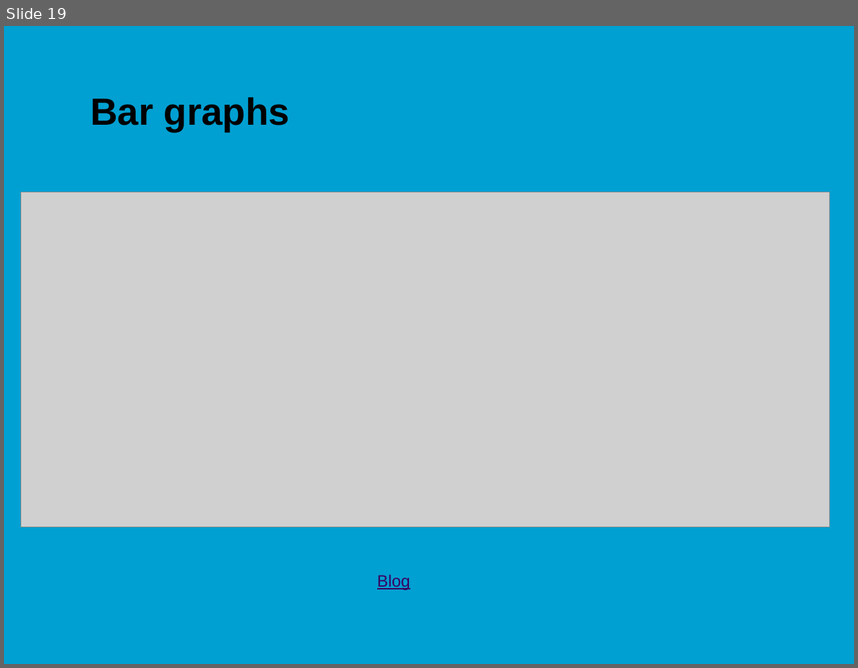
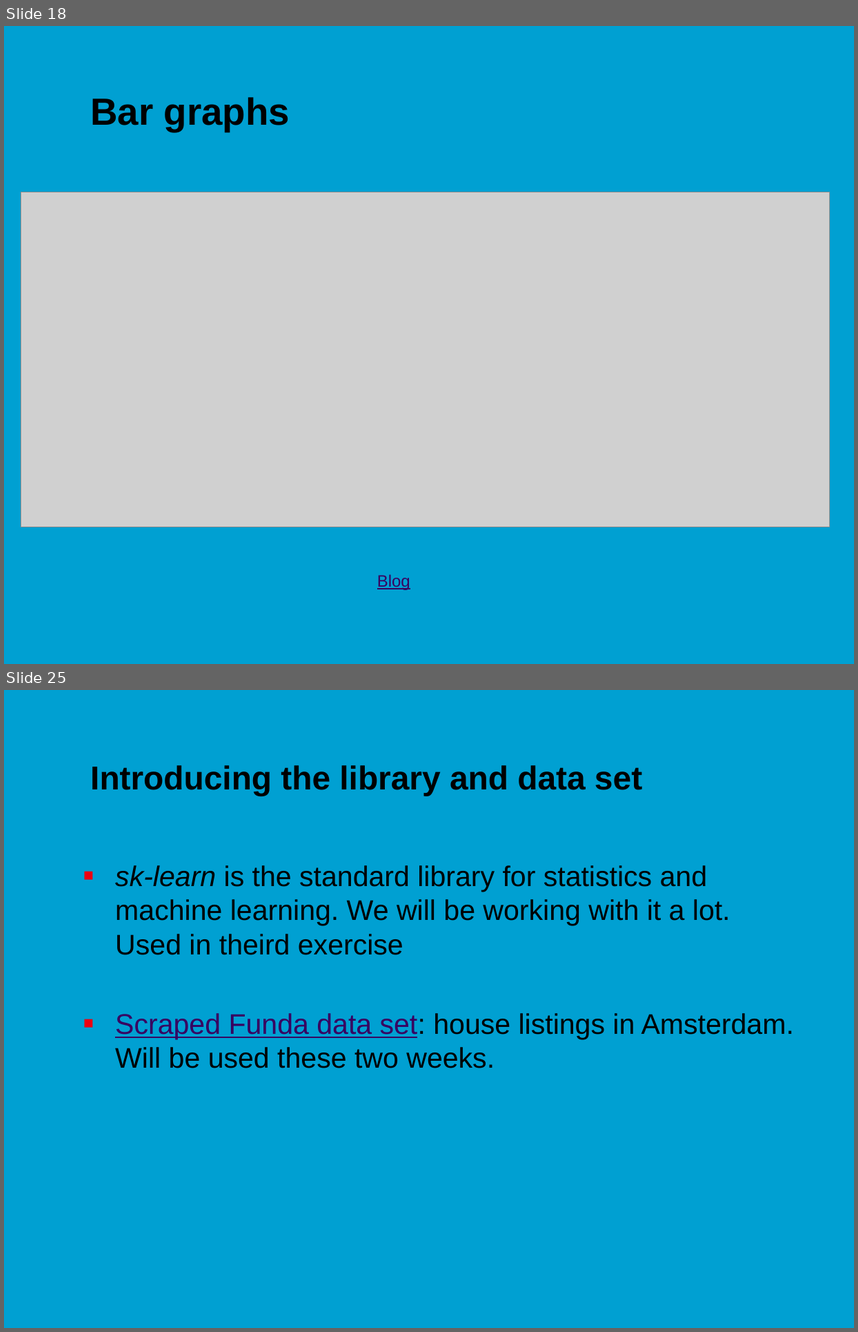
Before and after one commit to jonasmoons/data-driven-learning, a slide deck: slides/Week 2.pptx. Shown one above the other, each under a label of ours: slide 19 before the commit, slides 18 and 25 after it; the slides between them are not shown. The pictures are 858x668 and 858x1332 pixels, drawn with LibreOffice and Linux fonts; fonts in the diff are those of the drawing; grey boxes stand for pictures; background and template pictures are left out. Boxes give left, top, right and bottom in pixels: in the first picture for what was removed or moved away, otherwise in the second. Text is boxed around its words. In the diff, an @@ line names an element or a change of style, - is before the commit and + after.

```diff
--- a/slides/Week 2.pptx
+++ b/slides/Week 2.pptx
@@ slide 25 added at box(4, 690, 854, 1328), background picture (left out) @@
@@ title added at box(90, 765, 642, 796), 28 pt, text #000000, bold @@
+Introducing the library and data set
@@ text added at box(115, 865, 794, 1068), 24 pt, text #000000 @@
+■ sk-learn is the standard library for statistics and machine learning. We will be working with it a lot. Used in theird exercise
+■ Scraped Funda data set: house listings in Amsterdam. Will be used these two weeks.
@@ what was slide 19 is now slide 18 @@
```
Also in this commit, not shown: 5 slides changed, 9 other slides added, 12 slides removed, 55 other files.
